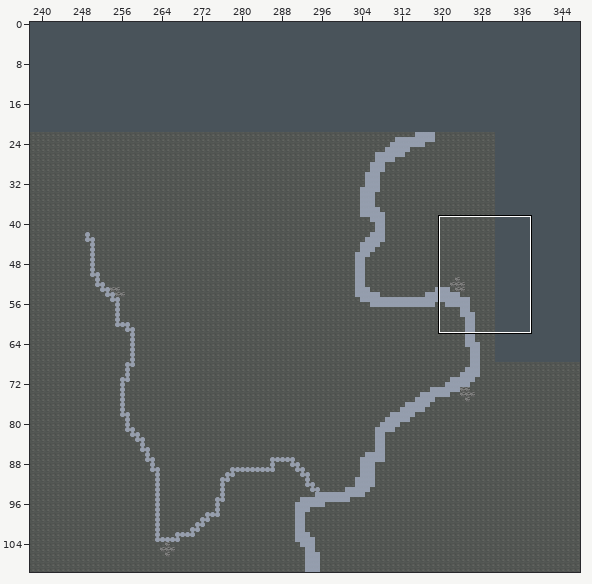
Level history. Tiled map: examples/Rchev 1942/勒热夫战役-i.tmx. Above, an overview of the earlier version with the close-up marked.
Close-up. Before the edit:
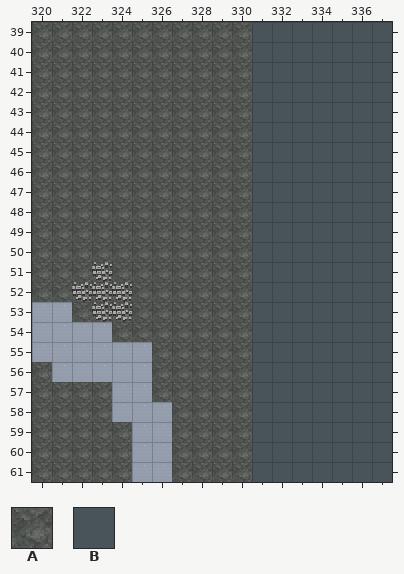
Cells are 20x20 px. Shown: x 320..337, y 39..61. The commit also changed other parts of the map, which this record leaves out.
Key: from "巴巴罗萨计划(N4版)地块byXs": A 73, B 120.
_ is an empty cell, # one hidden under a higher layer.
Layers that did not change in this view are not listed.
Layer "Ground" before, first column x 320:
39 AAAAAAAAAAABBBBBBB
40 AAAAAAAAAAABBBBBBB
41 AAAAAAAAAAABBBBBBB
42 AAAAAAAAAAABBBBBBB
43 AAAAAAAAAAABBBBBBB
44 AAAAAAAAAAABBBBBBB
45 AAAAAAAAAAABBBBBBB
46 AAAAAAAAAAABBBBBBB
47 AAAAAAAAAAABBBBBBB
48 AAAAAAAAAAABBBBBBB
49 AAAAAAAAAAABBBBBBB
50 AAAAAAAAAAABBBBBBB
51 AAAAAAAAAAABBBBBBB
52 AAAAAAAAAAABBBBBBB
53 ##AAAAAAAAABBBBBBB
54 ####AAAAAAABBBBBBB
55 ######AAAAABBBBBBB
56 A#####AAAAABBBBBBB
57 AAAA##AAAAABBBBBBB
58 AAAA###AAAABBBBBBB
59 AAAAA##AAAABBBBBBB
60 AAAAA##AAAABBBBBBB
61 AAAAA##AAAABBBBBBB
New version:
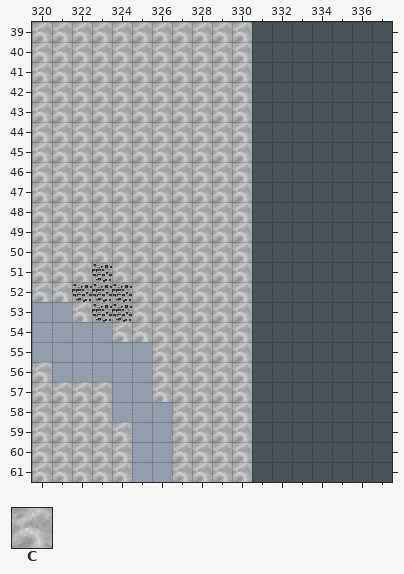
Further tiles: from "巴巴罗萨计划(N4版)地块byXs": C 82.
From old to new:
Layer "Ground":
y 39..52: x 320..330 AAAAAAAAAAA -> CCCCCCCCCCC
y 53: x 322..330 AAAAAAAAA -> CCCCCCCCC
y 54: x 324..330 AAAAAAA -> CCCCCCC
y 55: x 326..330 AAAAA -> CCCCC
y 56: x 320 A -> C; x 326..330 AAAAA -> CCCCC
y 57: x 320..323 AAAA -> CCCC; x 326..330 AAAAA -> CCCCC
y 58: x 320..323 AAAA -> CCCC; x 327..330 AAAA -> CCCC
y 59..61: x 320..324 AAAAA -> CCCCC; x 327..330 AAAA -> CCCC
